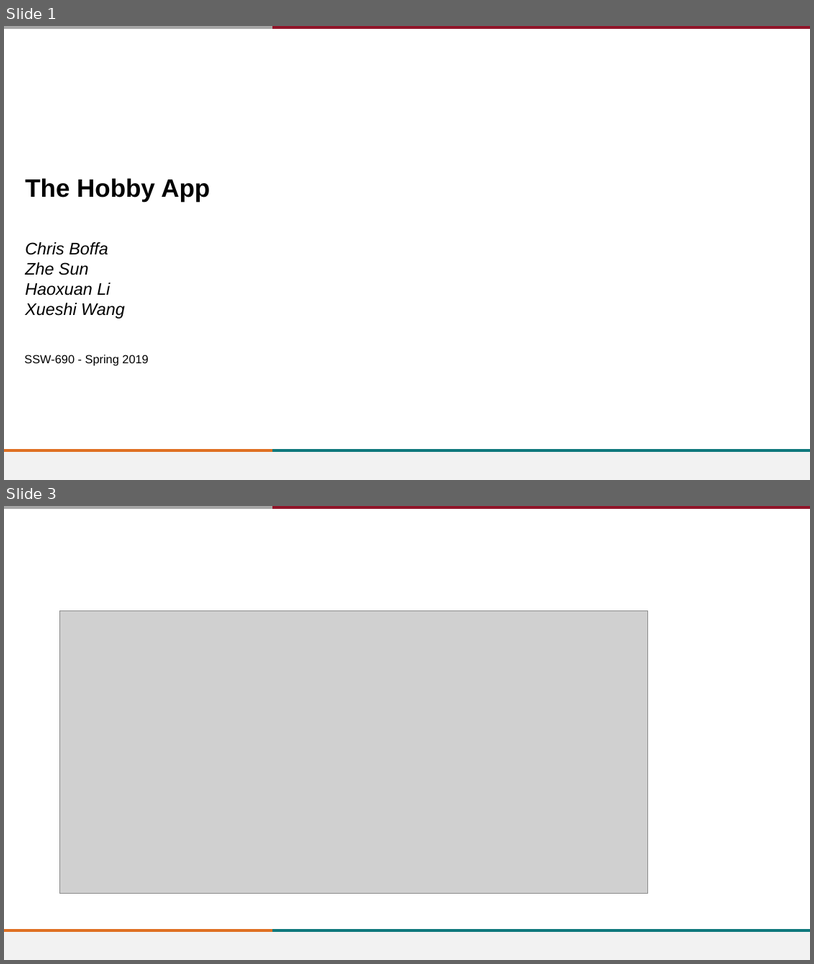
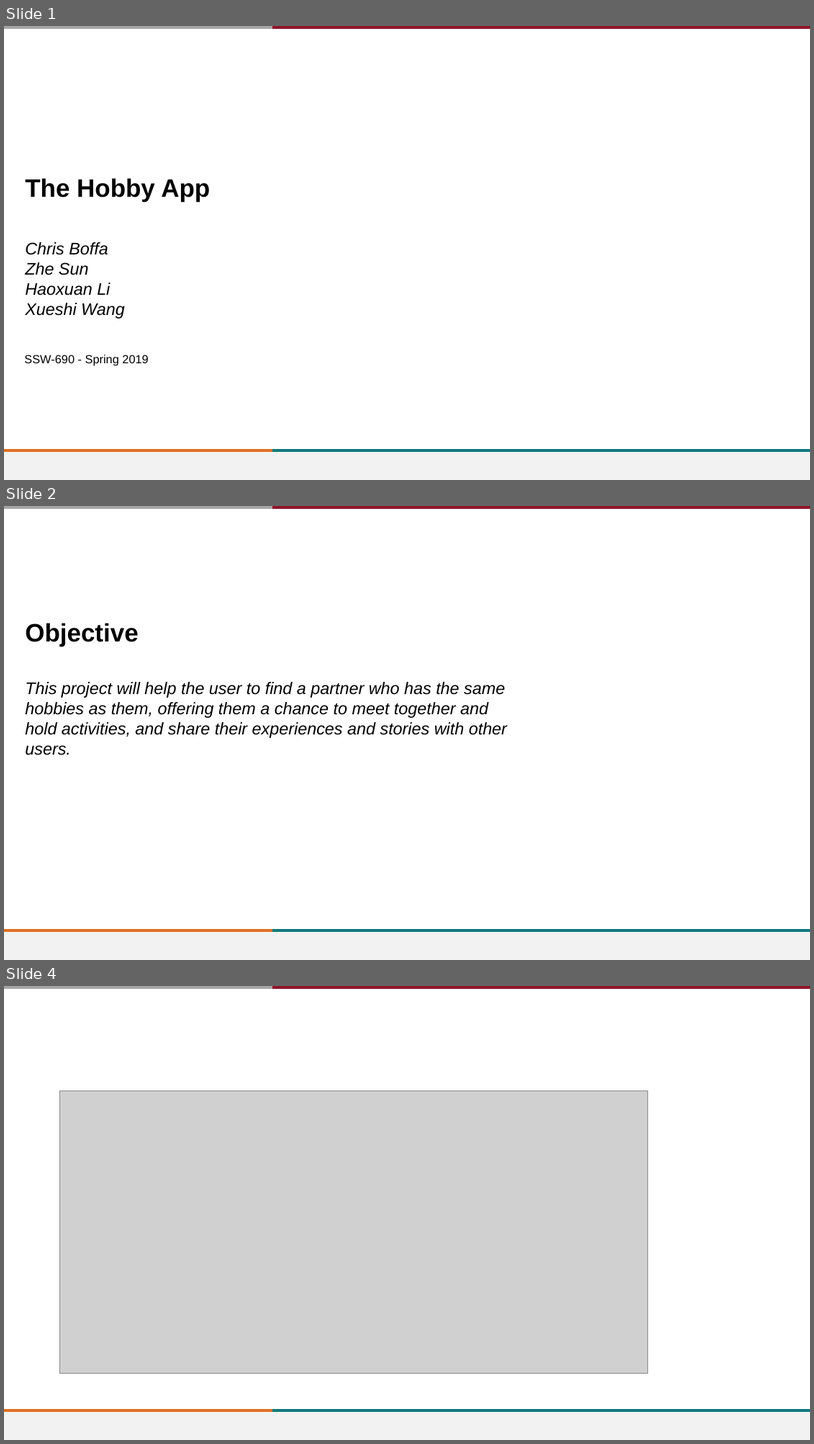
Before and after one commit to seige13/SSW-690, a slide deck: Week3/690 arc slide.pptx. Shown one above the other, each under a label of ours: slides 1 and 3 before the commit, slides 1, 2 and 4 after it; the slides between them are not shown. The pictures are 814x964 and 814x1444 pixels, drawn with LibreOffice and Linux fonts; fonts in the diff are those of the drawing; grey boxes stand for pictures; background and template pictures are left out. Boxes give left, top, right and bottom in pixels: in the first picture for what was removed or moved away, otherwise in the second. Text is boxed around its words. In the diff, an @@ line names an element or a change of style, - is before the commit and + after.

Commit message:
Add objective slides

```diff
--- a/Week3/690 arc slide.pptx
+++ b/Week3/690 arc slide.pptx
@@ slide 2 added at (4,506,810,960), background #FFFFFF; not listed: 5 template elements that a slide beside it also shows @@
@@ text added at (25,623,138,646), 30 pt, text #000000, bold @@
+Objective
@@ text added at (25,682,507,755), 20 pt, text #000000, italic @@
+This project will help the user to find a partner who has the same hobbies as them, offering them a chance to meet together and hold activities, and share their experiences and stories with other users.
@@ what was slide 3 is now slide 4 @@
```
Also in this commit, not shown: 1 slide changed.
